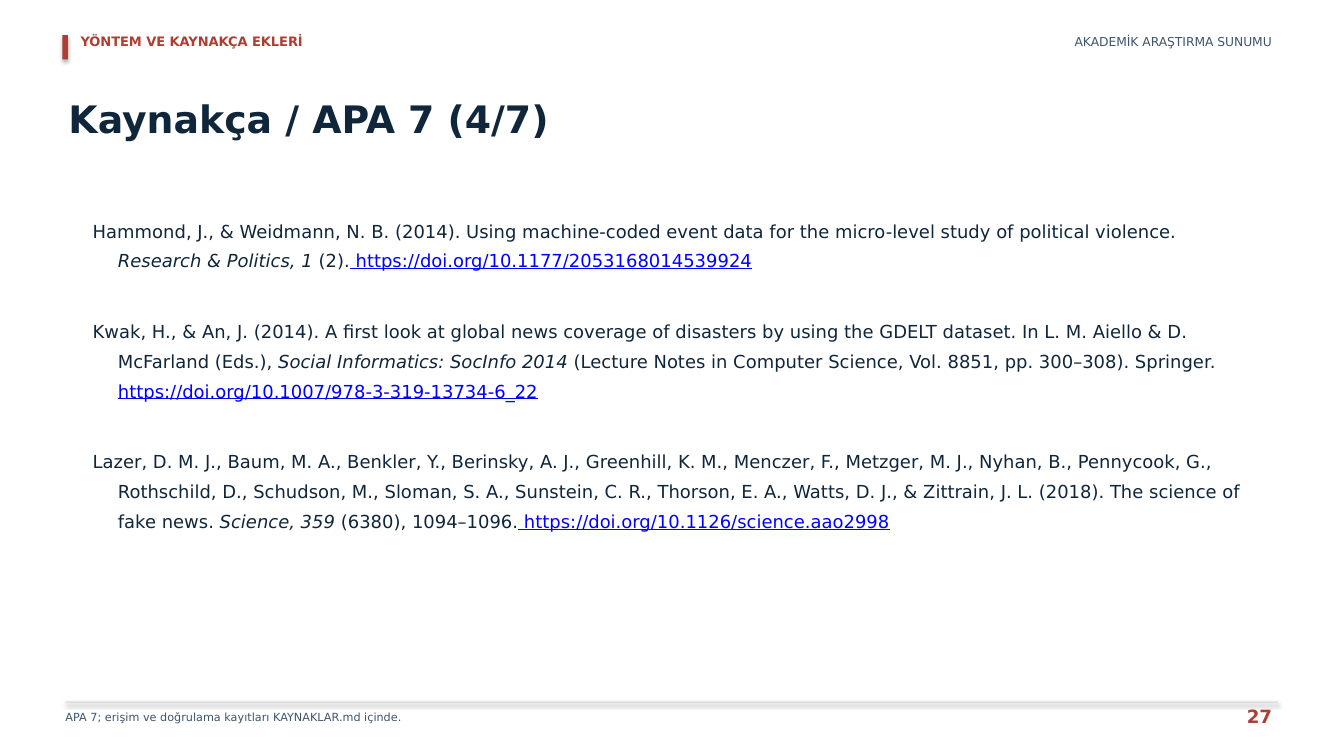
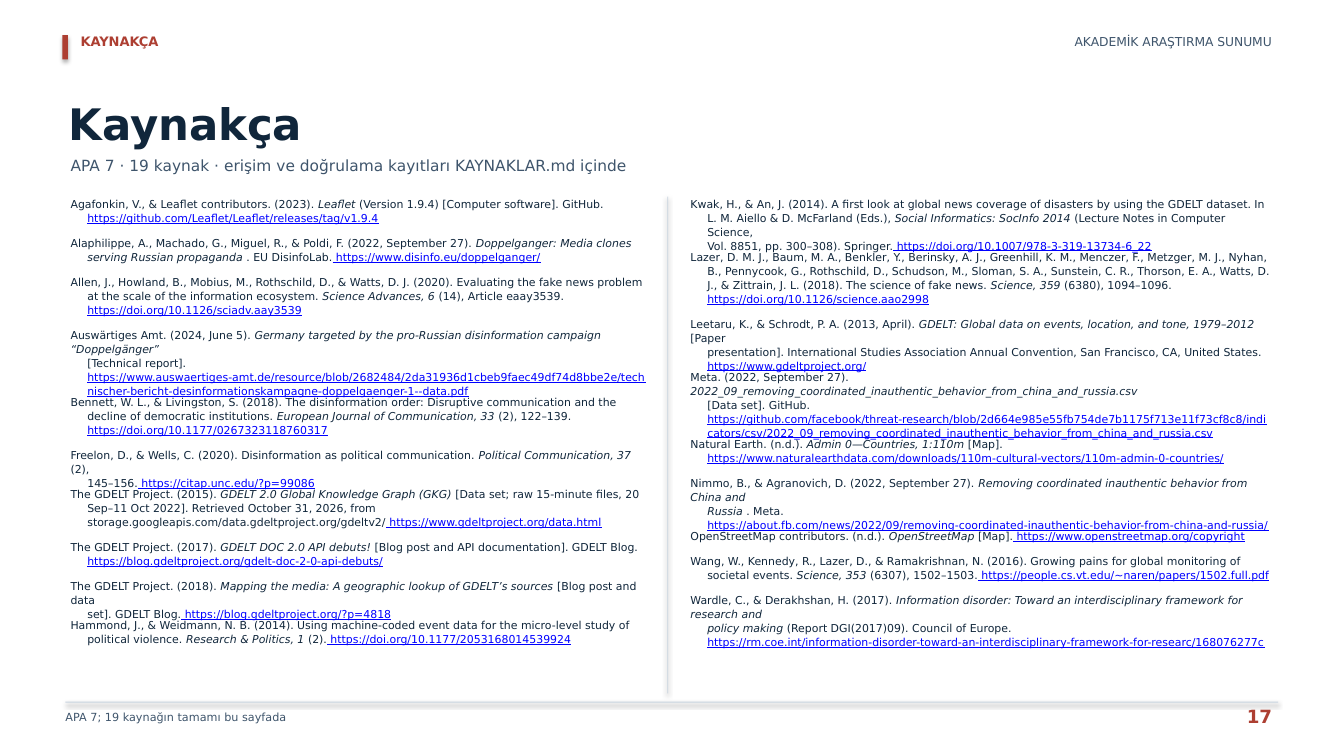
Before and after one commit to erdemkulaclii/SUNUM, a slide deck: slide 17 of output/AKADEMIK_ODAKLI_SUNUM.pptx (slide 27 before the commit). Drawn at 1344x756 pixels with LibreOffice and Linux fonts; fonts in the diff are those of the drawing. Boxes give left, top, right and bottom in pixels: in the first picture for what was removed or moved away, otherwise in the second. Text is boxed around its words. In the diff, an @@ line names an element or a change of style, - is before the commit and + after.

```diff
--- a/output/AKADEMIK_ODAKLI_SUNUM.pptx
+++ b/output/AKADEMIK_ODAKLI_SUNUM.pptx
@@ text at (81, 36, 159, 49): text changed @@
-YÖNTEM VE KAYNAKÇA EKLERİ
+KAYNAKÇA
@@ text at (68, 107, 302, 149): text changed; size 27 to 31 pt @@
-Kaynakça / APA 7 (4/7)
+Kaynakça
@@ text added at (71, 159, 626, 174), 11 pt, text #3F556C @@
+APA 7 · 19 kaynak · erişim ve doğrulama kayıtları KAYNAKLAR.md içinde
@@ text added at (71, 199, 603, 225), 7.8 pt, text #10263B @@
+Agafonkin, V., & Leaflet contributors. (2023). Leaflet (Version 1.9.4) [Computer software]. GitHub.
+https://github.com/Leaflet/Leaflet/releases/tag/v1.9.4
@@ rectangle added at (667, 197, 668, 694), fill #C8D3DF @@
@@ text at (690, 199, 1264, 253): text changed; size 12.8 to 7.8 pt @@
-Kwak, H., & An, J. (2014). A first look at global news coverage of disasters by using the GDELT dataset. In L. M. Aiello & D.
-McFarland (Eds.), Social Informatics: SocInfo 2014 (Lecture Notes in Computer Science, Vol. 8851, pp. 300–308). Springer.
-https://doi.org/10.1007/978-3-319-13734-6_22
+Kwak, H., & An, J. (2014). A first look at global news coverage of disasters by using the GDELT dataset. In
+L. M. Aiello & D. McFarland (Eds.), Social Informatics: SocInfo 2014 (Lecture Notes in Computer Science,
+Vol. 8851, pp. 300–308). Springer. https://doi.org/10.1007/978-3-319-13734-6_22
@@ text added at (71, 238, 631, 264), 7.8 pt, text #10263B @@
+Alaphilippe, A., Machado, G., Miguel, R., & Poldi, F. (2022, September 27). Doppelganger: Media clones
+serving Russian propaganda . EU DisinfoLab. https://www.disinfo.eu/doppelganger/
@@ text at (690, 252, 1270, 306): text changed; size 12.8 to 7.8 pt @@
-Lazer, D. M. J., Baum, M. A., Benkler, Y., Berinsky, A. J., Greenhill, K. M., Menczer, F., Metzger, M. J., Nyhan, B., Pennycook, G.,
-Rothschild, D., Schudson, M., Sloman, S. A., Sunstein, C. R., Thorson, E. A., Watts, D. J., & Zittrain, J. L. (2018). The science of
-fake news. Science, 359 (6380), 1094–1096. https://doi.org/10.1126/science.aao2998
+Lazer, D. M. J., Baum, M. A., Benkler, Y., Berinsky, A. J., Greenhill, K. M., Menczer, F., Metzger, M. J., Nyhan,
+B., Pennycook, G., Rothschild, D., Schudson, M., Sloman, S. A., Sunstein, C. R., Thorson, E. A., Watts, D.
+J., & Zittrain, J. L. (2018). The science of fake news. Science, 359 (6380), 1094–1096.
+https://doi.org/10.1126/science.aao2998
@@ text added at (71, 277, 642, 317), 7.8 pt, text #10263B @@
+Allen, J., Howland, B., Mobius, M., Rothschild, D., & Watts, D. J. (2020). Evaluating the fake news problem
+at the scale of the information ecosystem. Science Advances, 6 (14), Article eaay3539.
+https://doi.org/10.1126/sciadv.aay3539
@@ text added at (690, 319, 1262, 373), 7.8 pt, text #10263B @@
+Leetaru, K., & Schrodt, P. A. (2013, April). GDELT: Global data on events, location, and tone, 1979–2012 [Paper
+presentation]. International Studies Association Annual Convention, San Francisco, CA, United States.
+https://www.gdeltproject.org/
@@ text added at (71, 330, 645, 398), 7.8 pt, text #0000FF, underline @@
+Auswärtiges Amt. (2024, June 5). Germany targeted by the pro-Russian disinformation campaign “Doppelgänger”
+[Technical report].
+https://www.auswaertiges-amt.de/resource/blob/2682484/2da31936d1cbeb9faec49df74d8bbe2e/tech
+nischer-bericht-desinformationskampagne-doppelgaenger-1--data.pdf
@@ text added at (690, 372, 1266, 440), 7.8 pt, text #0000FF, underline @@
+Meta. (2022, September 27). 2022_09_removing_coordinated_inauthentic_behavior_from_china_and_russia.csv
+[Data set]. GitHub.
+https://github.com/facebook/threat-research/blob/2d664e985e55fb754de7b1175f713e11f73cf8c8/indi
+cators/csv/2022_09_removing_coordinated_inauthentic_behavior_from_china_and_russia.csv
@@ text added at (71, 397, 616, 437), 7.8 pt, text #10263B @@
+Bennett, W. L., & Livingston, S. (2018). The disinformation order: Disruptive communication and the
+decline of democratic institutions. European Journal of Communication, 33 (2), 122–139.
+https://doi.org/10.1177/0267323118760317
@@ text added at (690, 439, 1223, 464), 7.8 pt, text #0000FF, underline @@
+Natural Earth. (n.d.). Admin 0—Countries, 1:110m [Map].
+https://www.naturalearthdata.com/downloads/110m-cultural-vectors/110m-admin-0-countries/
@@ text added at (71, 450, 631, 490), 7.8 pt, text #10263B @@
+Freelon, D., & Wells, C. (2020). Disinformation as political communication. Political Communication, 37 (2),
+145–156. https://citap.unc.edu/?p=99086
@@ text added at (690, 478, 1268, 532), 7.8 pt, text #10263B @@
+Nimmo, B., & Agranovich, D. (2022, September 27). Removing coordinated inauthentic behavior from China and
+Russia . Meta.
+https://about.fb.com/news/2022/09/removing-coordinated-inauthentic-behavior-from-china-and-russia/
@@ text added at (71, 489, 639, 529), 7.8 pt, text #10263B @@
+The GDELT Project. (2015). GDELT 2.0 Global Knowledge Graph (GKG) [Data set; raw 15-minute files, 20
+Sep–11 Oct 2022]. Retrieved October 31, 2026, from
+storage.googleapis.com/data.gdeltproject.org/gdeltv2/ https://www.gdeltproject.org/data.html
@@ text added at (690, 531, 1245, 543), 7.8 pt, text #10263B @@
+OpenStreetMap contributors. (n.d.). OpenStreetMap [Map]. https://www.openstreetmap.org/copyright
@@ text added at (71, 542, 638, 568), 7.8 pt, text #10263B @@
+The GDELT Project. (2017). GDELT DOC 2.0 API debuts! [Blog post and API documentation]. GDELT Blog.
+https://blog.gdeltproject.org/gdelt-doc-2-0-api-debuts/
@@ text added at (690, 556, 1269, 582), 7.8 pt, text #10263B @@
+Wang, W., Kennedy, R., Lazer, D., & Ramakrishnan, N. (2016). Growing pains for global monitoring of
+societal events. Science, 353 (6307), 1502–1503. https://people.cs.vt.edu/~naren/papers/1502.full.pdf
@@ text added at (71, 581, 637, 621), 7.8 pt, text #10263B @@
+The GDELT Project. (2018). Mapping the media: A geographic lookup of GDELT’s sources [Blog post and data
+set]. GDELT Blog. https://blog.gdeltproject.org/?p=4818
@@ text added at (690, 595, 1264, 649), 7.8 pt, text #10263B @@
+Wardle, C., & Derakhshan, H. (2017). Information disorder: Toward an interdisciplinary framework for research and
+policy making (Report DGI(2017)09). Council of Europe.
+https://rm.coe.int/information-disorder-toward-an-interdisciplinary-framework-for-researc/168076277c
@@ text at (71, 620, 630, 646): text changed; size 12.8 to 7.8 pt @@
-Hammond, J., & Weidmann, N. B. (2014). Using machine-coded event data for the micro-level study of political violence.
-Research & Politics, 1 (2). https://doi.org/10.1177/2053168014539924
+Hammond, J., & Weidmann, N. B. (2014). Using machine-coded event data for the micro-level study of
+political violence. Research & Politics, 1 (2). https://doi.org/10.1177/2053168014539924
@@ text at (65, 712, 286, 724): text changed @@
-APA 7; erişim ve doğrulama kayıtları KAYNAKLAR.md içinde.
+APA 7; 19 kaynağın tamamı bu sayfada
@@ text at (1247, 709, 1272, 723): text changed @@
-27
+17
```
Also in this commit, not shown: 7 slides removed, 43 other files.
